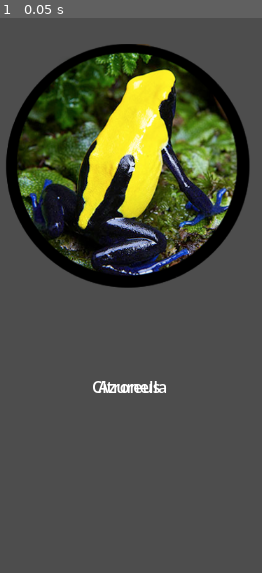
Above: before the commit, frame 1.
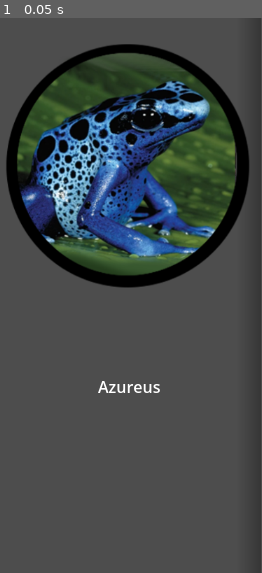
Above: after the commit, the same moment.

Repository: dbarkowsky/frog-demo
Game: Godot game, scene res://main.tscn
The game is run twice, just before and just after one commit, with the same random seed, the same clock (stepped at 60 frames per second) and the same inputs.
Inputs:
- Up to frame 1 (0.05 s): no input

The runs differ from the first frame. In frame 1, 25% of the frame differs, in the area x 6-91%, y 4-68%.

Commit message:
working scroll, but smooth

Diff:
--- a/frog_page.tscn
+++ b/frog_page.tscn
@@ -16,20 +16,32 @@
 	pass
 "
 
-[node name="MarginContainer" type="Node2D" unique_id=47518555]
+[node name="MarginContainer" type="Control" unique_id=1211139788]
+layout_mode = 3
+anchors_preset = 15
+anchor_right = 1.0
+anchor_bottom = 1.0
+grow_horizontal = 2
+grow_vertical = 2
+size_flags_horizontal = 3
+size_flags_vertical = 3
+mouse_filter = 1
 script = ExtResource("1_qmocv")
 
 [node name="FrogSound" type="AudioStreamPlayer" parent="." unique_id=1542687905]
 
 [node name="FrogText" type="RichTextLabel" parent="." unique_id=914733266]
+layout_mode = 0
 offset_left = 46.0
 offset_top = 336.0
 offset_right = 230.0
 offset_bottom = 401.0
+mouse_filter = 2
 horizontal_alignment = 1
 vertical_alignment = 1
 
 [node name="FrogPic" type="TextureButton" parent="." unique_id=182222931]
+layout_mode = 0
 offset_left = 13.0
 offset_top = 26.0
 offset_right = 258.0
--- a/main.tscn
+++ b/main.tscn
@@ -3,22 +3,25 @@
 [ext_resource type="Script" uid="uid://do7qhww2kuvba" path="res://scripts/main.gd" id="1_ig7tw"]
 
 [node name="Node2D" type="Control" unique_id=1442086158]
+custom_minimum_size = Vector2(270, 555)
 layout_mode = 3
 anchors_preset = 0
+size_flags_horizontal = 0
+size_flags_vertical = 3
 script = ExtResource("1_ig7tw")
-
-[node name="GridContainer" type="GridContainer" parent="." unique_id=131986864]
-layout_mode = 0
-offset_right = 40.0
-offset_bottom = 40.0
 
 [node name="ScrollContainer" type="ScrollContainer" parent="." unique_id=1806159859]
 layout_mode = 0
-offset_right = 40.0
-offset_bottom = 40.0
+offset_right = 269.0
+offset_bottom = 559.0
+mouse_filter = 0
+mouse_force_pass_scroll_events = false
 horizontal_scroll_mode = 3
 vertical_scroll_mode = 0
-scroll_hint_mode = 3
+scroll_hint_mode = 1
 
 [node name="HBoxContainer" type="HBoxContainer" parent="ScrollContainer" unique_id=76535227]
+custom_minimum_size = Vector2(900, 0)
 layout_mode = 2
+size_flags_vertical = 3
+mouse_filter = 2
--- a/project.godot
+++ b/project.godot
@@ -25,6 +25,10 @@
 
 project/assembly_name="Frogs"
 
+[input_devices]
+
+pointing/emulate_touch_from_mouse=true
+
 [physics]
 
 3d/physics_engine="Jolt Physics"
--- a/scripts/frog_page.gd
+++ b/scripts/frog_page.gd
@@ -1,4 +1,4 @@
-extends Node2D
+extends Control
 
 @onready var sound: AudioStreamPlayer = $FrogSound
 @onready var image: TextureButton = $FrogPic
--- a/scripts/main.gd
+++ b/scripts/main.gd
@@ -1,20 +1,26 @@
 extends Control
 
 const FROG_TEMPLATE = preload("res://frog_page.tscn")
-@onready var grid_container: GridContainer = $GridContainer
+@onready var scroll: ScrollContainer = $ScrollContainer
+@onready var container: HBoxContainer = $ScrollContainer/HBoxContainer
+
+
 # Called when the node enters the scene tree for the first time.
 func _ready() -> void:
+	for child in container.get_children():
+		child.queue_free()
 	# Load the json data that defines frog cards
 	var frog_list: Array = load_json_array("res://data/frog_data.json")
-
+	container.add_theme_constant_override("separation", 0)
 	# Loop directly through each dictionary inside the JSON array
 	for frog_data in frog_list:
 		if typeof(frog_data) == TYPE_DICTIONARY:
 			# 1. Create a copy of the template
 			var new_frog = FROG_TEMPLATE.instantiate()
-
+			#var screen_size = get_viewport_rect().size
+			#new_frog.custom_minimum_size = screen_size
 			# 2. Add it to the tree so its @onready nodes initialize
-			grid_container.add_child(new_frog)
+			container.add_child(new_frog)
 
 			# 3. Send the dictionary data into the template
 			new_frog.hydrate(frog_data)
